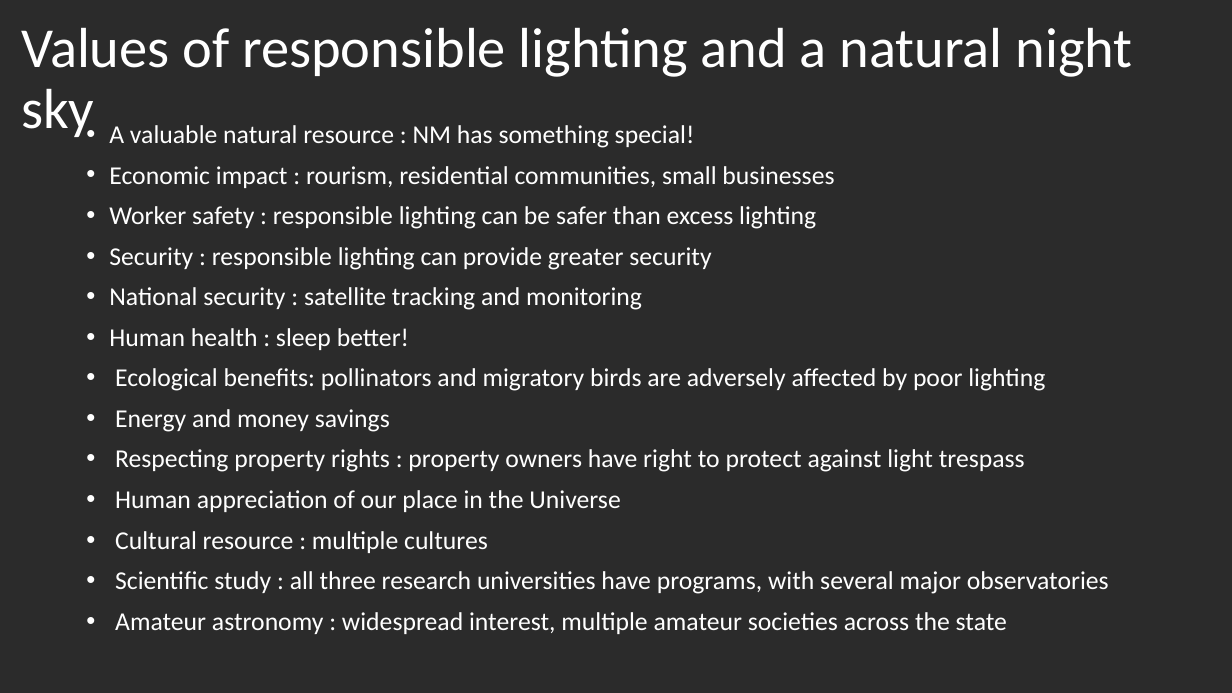
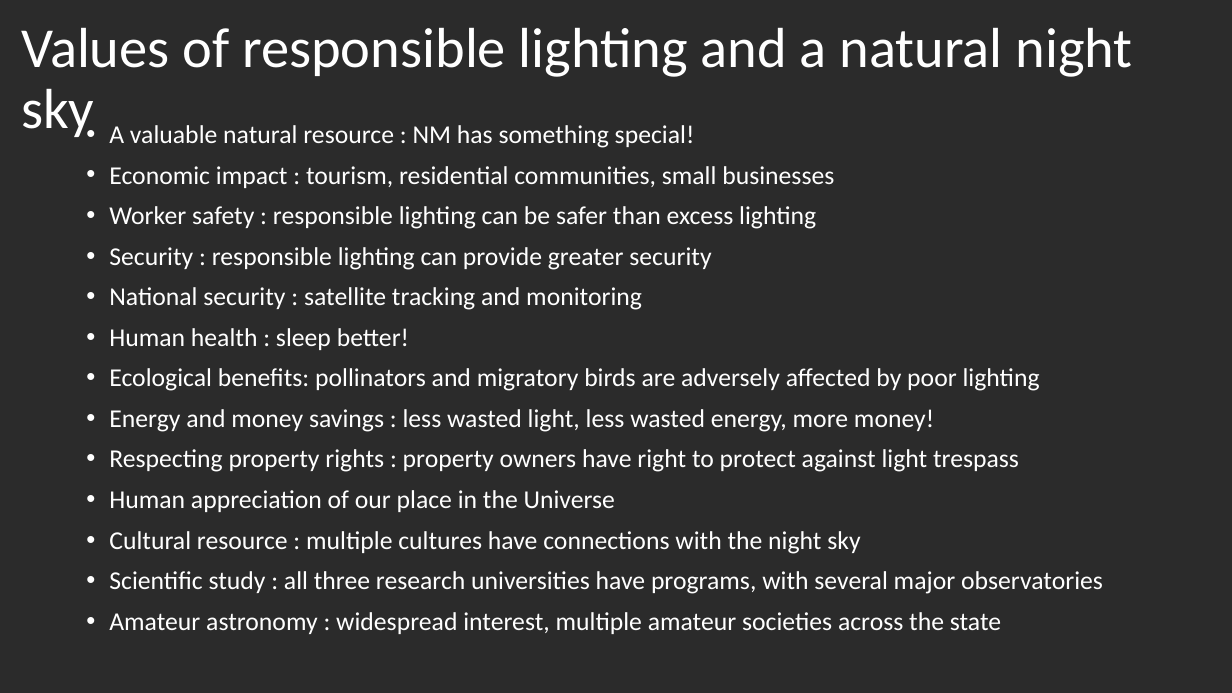
Before and after one commit to nmdarksky/nmdarksky.github.io, a slide deck: slide 2 of presentations/Revising the NSPA.pptx. Drawn at 1232x693 pixels with LibreOffice and Linux fonts; fonts in the diff are those of the drawing; background and template pictures are left out; a plain dark background stands for a picture behind light text. Boxes give left, top, right and bottom in pixels: in the first picture for what was removed or moved away, otherwise in the second. Text is boxed around its words. In the diff, an @@ line names an element or a change of style, - is before the commit and + after.

Commit message:
update

```diff
--- a/presentations/Revising the NSPA.pptx
+++ b/presentations/Revising the NSPA.pptx
@@ text at (109,166,834,188): text changed @@
-• Economic impact : rourism, residential communities, small businesses
+• Economic impact : tourism, residential communities, small businesses
@@ text at (109,368,1103,634): indent changed @@
@@ text at (109,409,934,432): text changed @@
-• Energy and money savings
+• Energy and money savings : less wasted light, less wasted energy, more money!
@@ text at (109,531,860,554): text changed @@
-• Cultural resource : multiple cultures
+• Cultural resource : multiple cultures have connections with the night sky
```
Also in this commit, not shown: 5 other slides changed.
